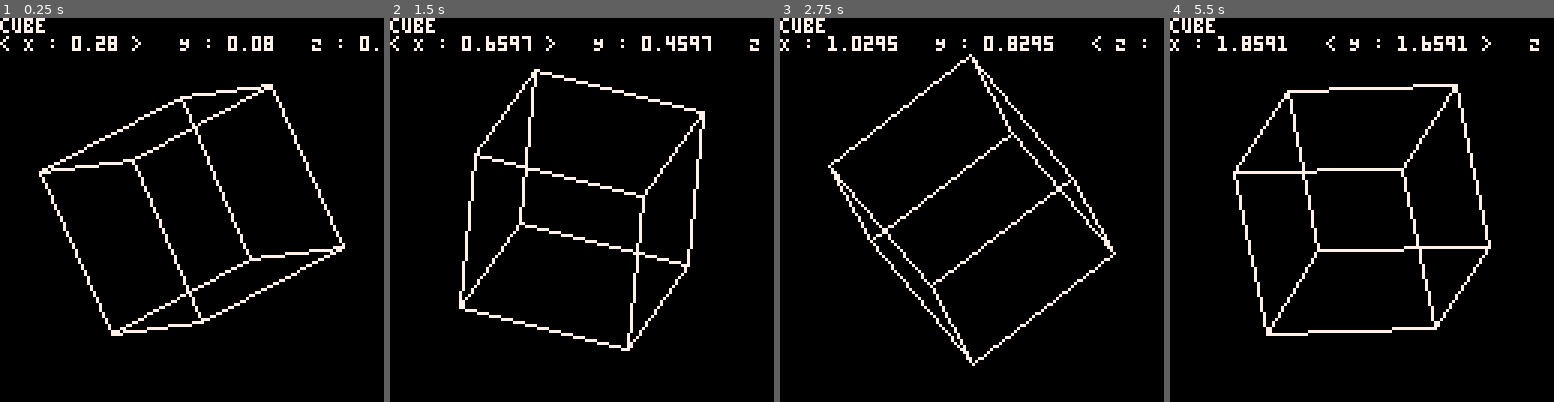
Above: before the commit, frames 1-4 (left to right).
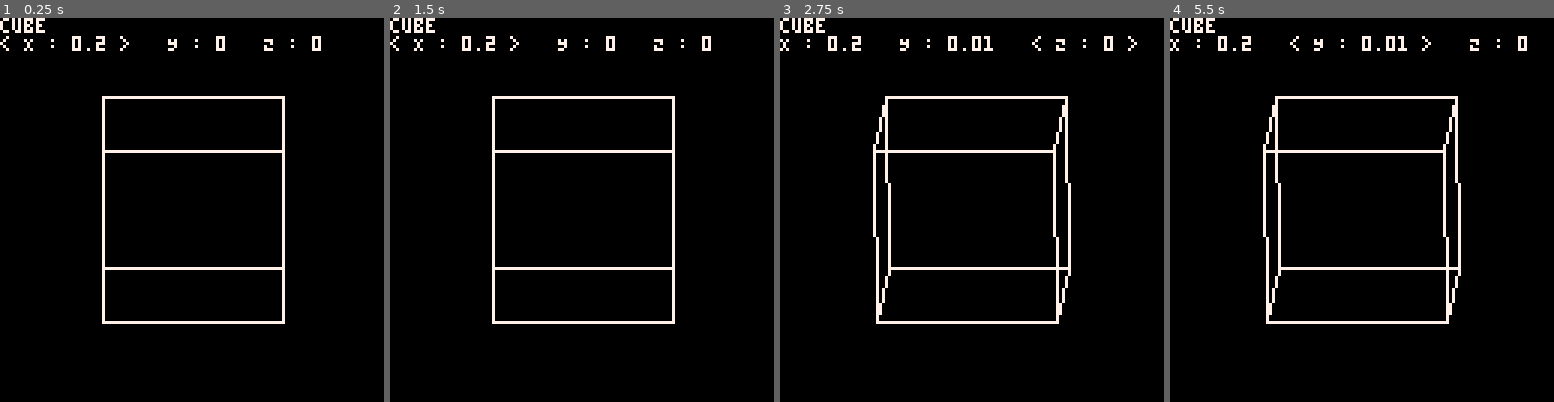
Above: after the commit, the same moments.

Repository: kakardo/Pico-8
Game: PICO-8 cartridge game carts/02 platonic solids viewer/platonic_solids_viewer.p8
The game is run twice, just before and just after one commit, with the same random seed, the same clock (stepped at 60 frames per second) and the same inputs.
Inputs:
- Up to frame 1 (0.25 s): no input
- Up to frame 2 (1.5 s): no input
- Up to frame 3 (2.75 s): hold Right 1.6-2.1 s; hold Up 2.15-2.42 s; hold Right from 2.47 s (still down)
- Up to frame 4 (5.5 s): release Right at 3.03 s; hold Left 3.08-3.58 s; hold Down 3.63-3.97 s; hold Right 4.02-4.68 s; hold Up 4.73-5.03 s; hold Left from 5.08 s (still down)

The runs differ from the first frame. In frame 1, 5.8% of the frame differs, in the area x 10-99%, y 4-83%; in frame 2, 6.2%; in frame 3, 6.7%; in frame 4, 7.3%, in the area x 12-97%, y 4-83%.

Commit message:
Vertical menu implemented. Currently manual and not automatic update.

Diff:
--- a/game carts/02 platonic solids viewer/main.lua
+++ b/game carts/02 platonic solids viewer/main.lua
@@ -73,8 +73,7 @@
 
 --[[ MAIN - - - - - - - - - - - - ]]--
 function _init()
-	center_x = 64
-	center_y = 64
+	center_x, center_y = 64, 64
 	color = 7
 	scale = 30
 
@@ -82,10 +81,12 @@
 	angle_y = 0
 	angle_z = 0
 
+	menu_x, menu_y, menu_z = 2, 0, 0
 	selected = 0
 end
 
 function _update()
+	-- Horizontal
 	if btnp(0) then
 		if selected == 0 then
 			selected = 2
@@ -101,9 +102,24 @@
 		end
 	end
 
-	angle_x += 0.01
-	angle_y += 0.01
-	angle_z += 0.01
+	if btnp(2) then
+		if selected == 0 then
+			angle_x += 0.01
+		elseif selected == 1 then
+			angle_y += 0.01
+		else
+			angle_z += 0.01
+		end
+	end
+	if btnp(3) then
+		if selected == 0 then
+			angle_x -= 0.01
+		elseif selected == 1 then
+			angle_y -= 0.01
+		else
+			angle_z -= 0.01
+		end
+	end
 end
 
 function _draw()
